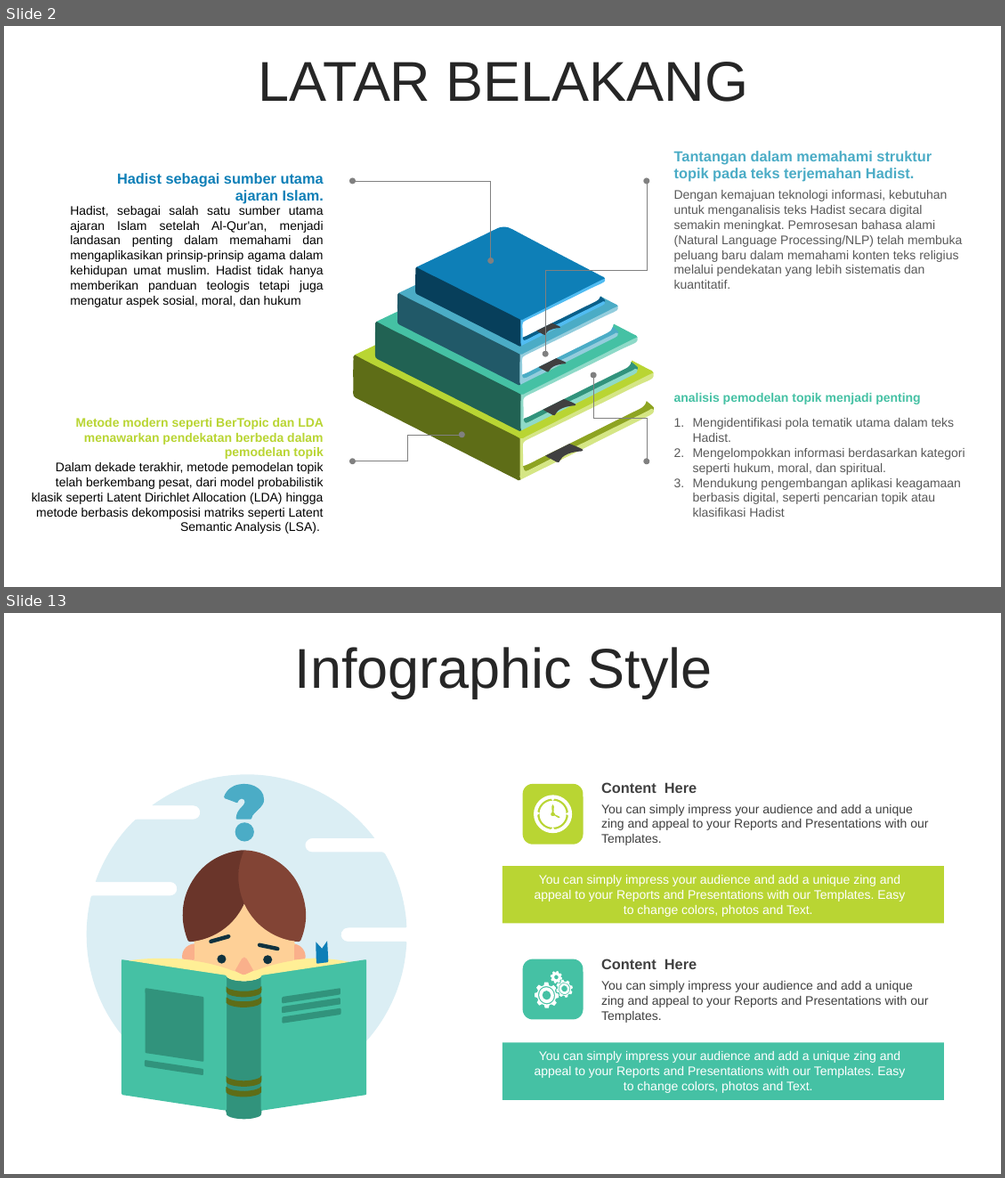
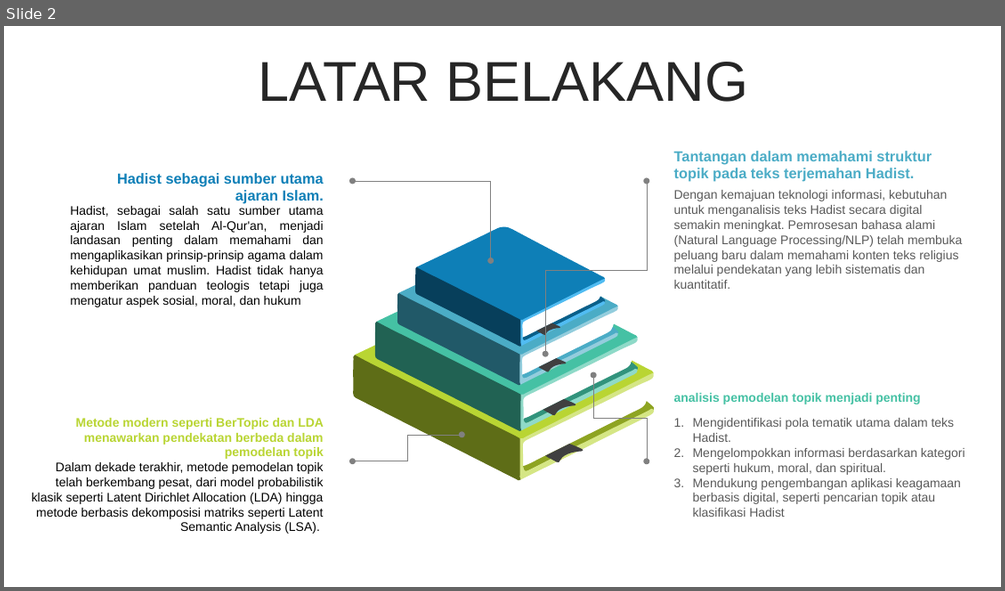
Before and after one commit to ridwan-bvk/SAKOLA-PASCA, a slide deck: SEMESTER2/METODE PENELITIAN/TUGAS/PRESENTASI - PROPOSAL THESIS.pptx. Shown one above the other, each under a label of ours: slides 2 and 13 before the commit, slide 2 after it; the slides between them are not shown. The pictures are 1005x1178 and 1005x591 pixels, drawn with LibreOffice and Linux fonts; fonts in the diff are those of the drawing. Boxes give left, top, right and bottom in pixels: in the first picture for what was removed or moved away, otherwise in the second. Text is boxed around its words. In the diff, an @@ line names an element or a change of style, - is before the commit and + after.

```diff
--- a/SEMESTER2/METODE PENELITIAN/TUGAS/PRESENTASI - PROPOSAL THESIS.pptx
+++ b/SEMESTER2/METODE PENELITIAN/TUGAS/PRESENTASI - PROPOSAL THESIS.pptx
@@ slide 13 removed at [4, 613, 1001, 1174], background #FFFFFF @@
@@ text removed at [295, 647, 712, 698] @@
-Infographic Style
@@ rounded rectangle removed at [523, 784, 583, 844] @@
@@ freeform shape removed at [534, 795, 572, 833] @@
@@ text removed at [601, 782, 696, 793] @@
-Content Here
@@ text removed at [601, 804, 928, 845] @@
-You can simply impress your audience and add a unique zing and appeal to your Reports and Presentations with our Templates.
@@ rectangle removed at [502, 866, 944, 924] @@
@@ text removed at [534, 875, 905, 916] @@
-You can simply impress your audience and add a unique zing and appeal to your Reports and Presentations with our Templates. Easy to change colors, photos and Text.
@@ group removed at [86, 774, 406, 1119]: 24 freeform shapes @@
@@ rounded rectangle removed at [523, 959, 583, 1020] @@
@@ text removed at [601, 958, 696, 969] @@
-Content Here
@@ freeform shape removed at [530, 967, 576, 1011] @@
@@ text removed at [601, 981, 928, 1022] @@
-You can simply impress your audience and add a unique zing and appeal to your Reports and Presentations with our Templates.
@@ rectangle removed at [502, 1042, 944, 1100] @@
@@ text removed at [534, 1051, 905, 1093] @@
-You can simply impress your audience and add a unique zing and appeal to your Reports and Presentations with our Templates. Easy to change colors, photos and Text.
```
Also in this commit, not shown: 4 slides changed, 4 slides added, 44 other slides removed, 25 other files.
